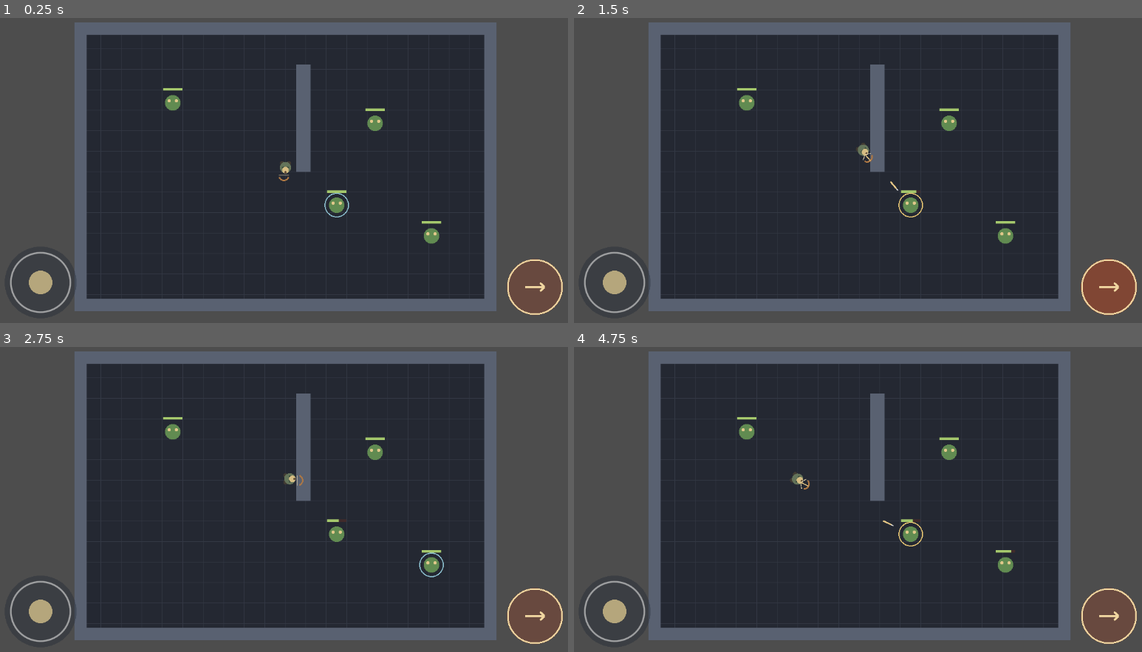
Above: before the commit, frames 1-4 (two rows, left to right).
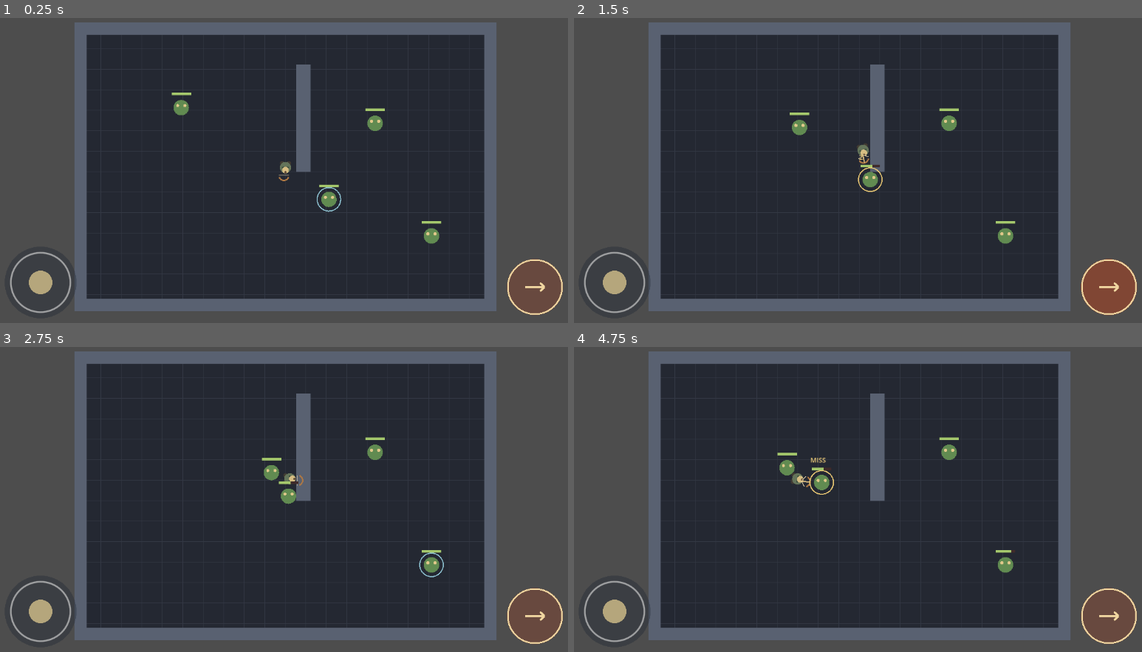
Above: after the commit, the same moments.

Repository: Jonty303/Project-Gauntlands
Game: Godot game, scene res://scenes/main.tscn
Same seed, same stepped clock (60 frames per second), same inputs: the game is played once before the commit and once after it.
Inputs (mouse positions are in pixels of both pictures, inside the frame that each line leads up to):
- Up to frame 1 (0.25 s): no input
- Up to frame 2 (1.5 s): drag from (613, 283) to (920, 94) at 0.52 s; drag from (1107, 286) to (829, 234) at 1.27 s
- Up to frame 3 (2.75 s): move the mouse to (346, 423) at 2.02 s; hold D (move_right) from 2.03 s (still down); tap Q (target_previous) at 2.1 s
- Up to frame 4 (4.75 s): release D (move_right) at 2.75 s; drag from (829, 563) to (681, 444) at 2.77 s; move the mouse to (1034, 545) at 3.52 s; hold A (move_left) 3.53-4.25 s; tap E (target_next) at 3.6 s; drag from (681, 444) to (772, 414) at 4.27 s

The runs differ from the first frame. In frame 1, 0.5% of the frame differs, in the area x 28-62%, y 23-66%; in frame 2, 0.8%; in frame 3, 0.6%; in frame 4, 0.8%.

Commit message:
Expose player group to enemy perception

Diff:
--- a/scripts/player.gd
+++ b/scripts/player.gd
@@ -10,6 +10,9 @@
 @export var move_speed: float = 180.0
 
 var facing_direction: Vector2 = Vector2.DOWN
+
+func _ready() -> void:
+    add_to_group("player")
 var touch_direction: Vector2 = Vector2.ZERO
 var touch_attack: bool = false
 var locked_facing: Vector2 = Vector2.DOWN
